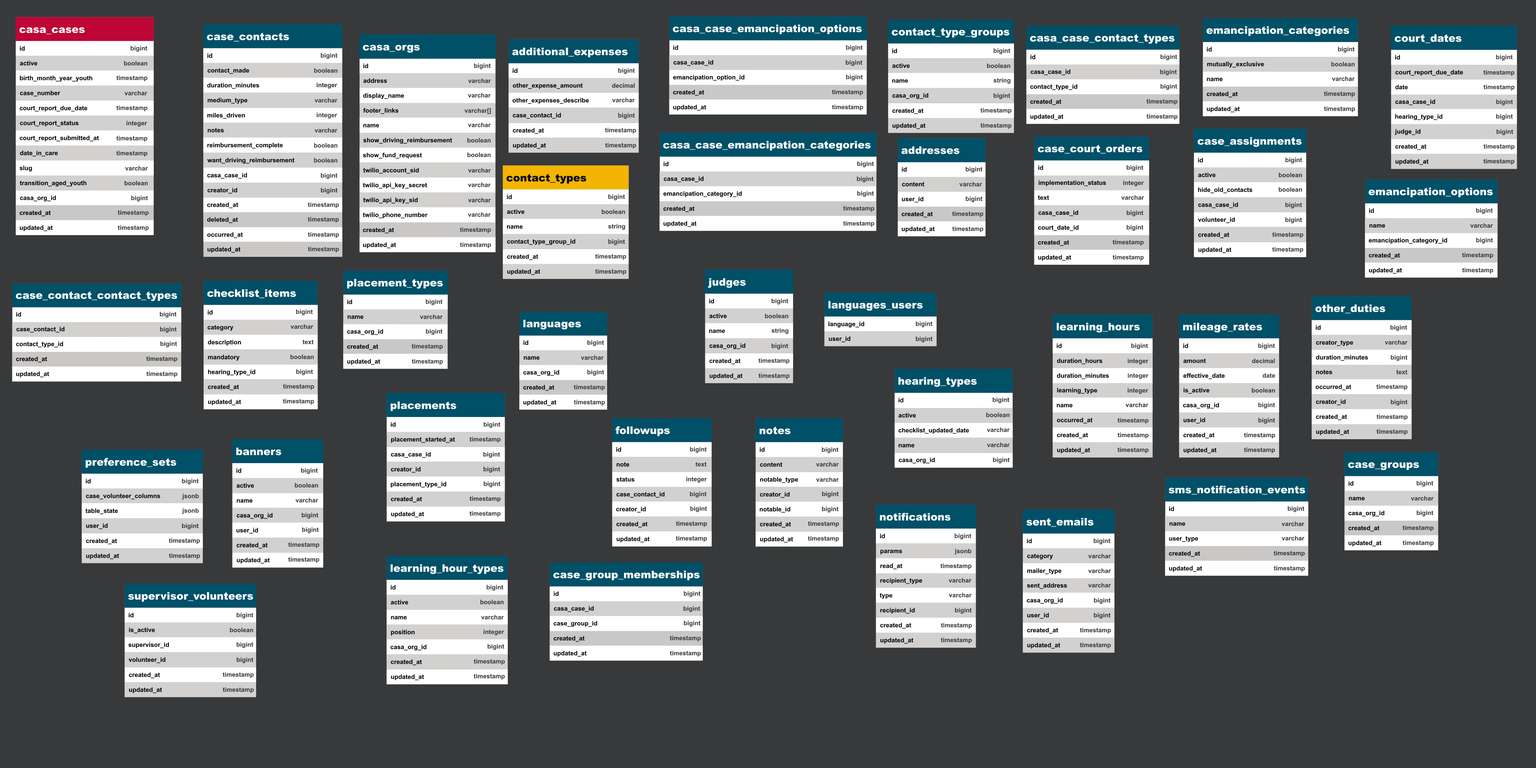
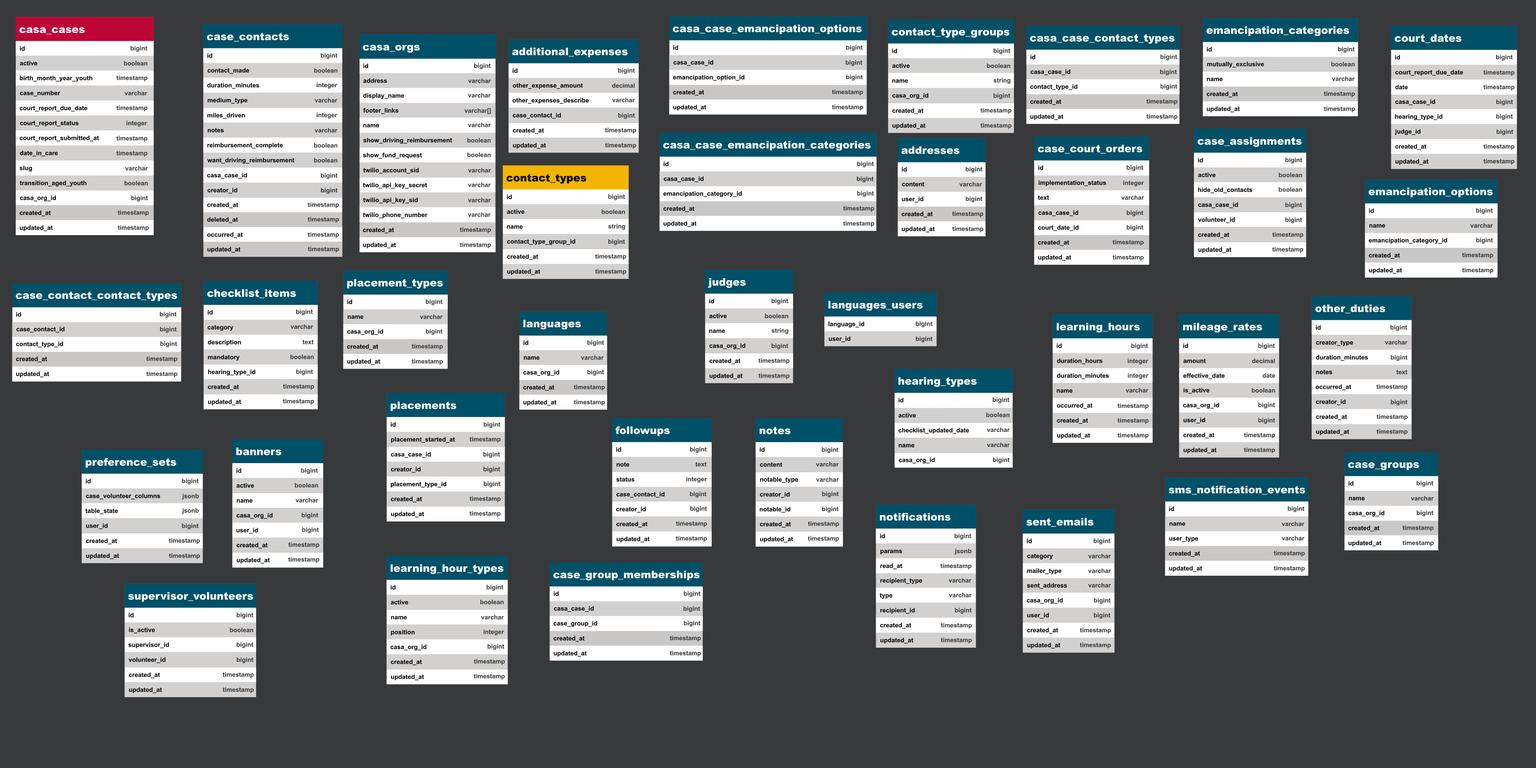
Revision of a layered 1536 x 768 image; what changed, layer by layer:
pixels changed over (x1=1052, y1=382, x2=1153, y2=458) (layer not identified)
